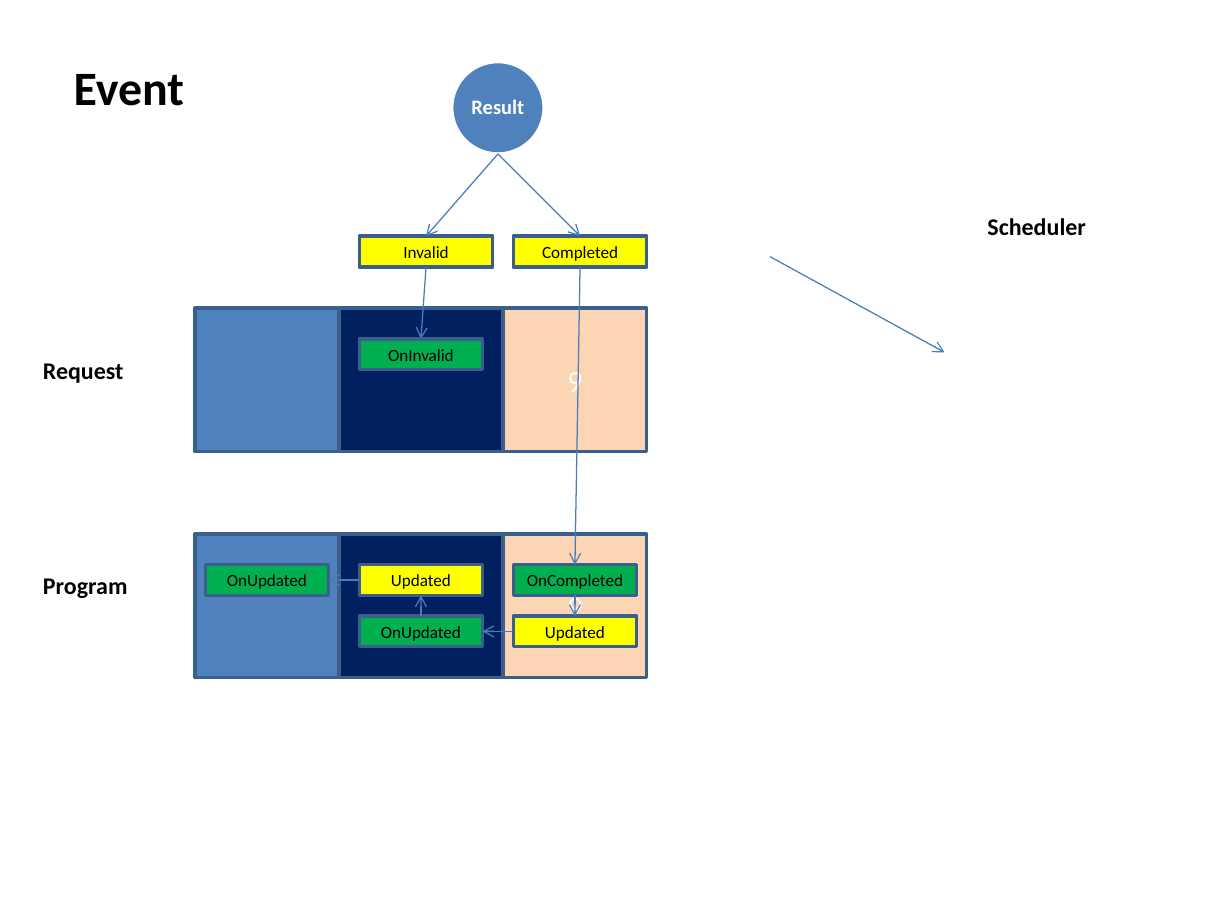
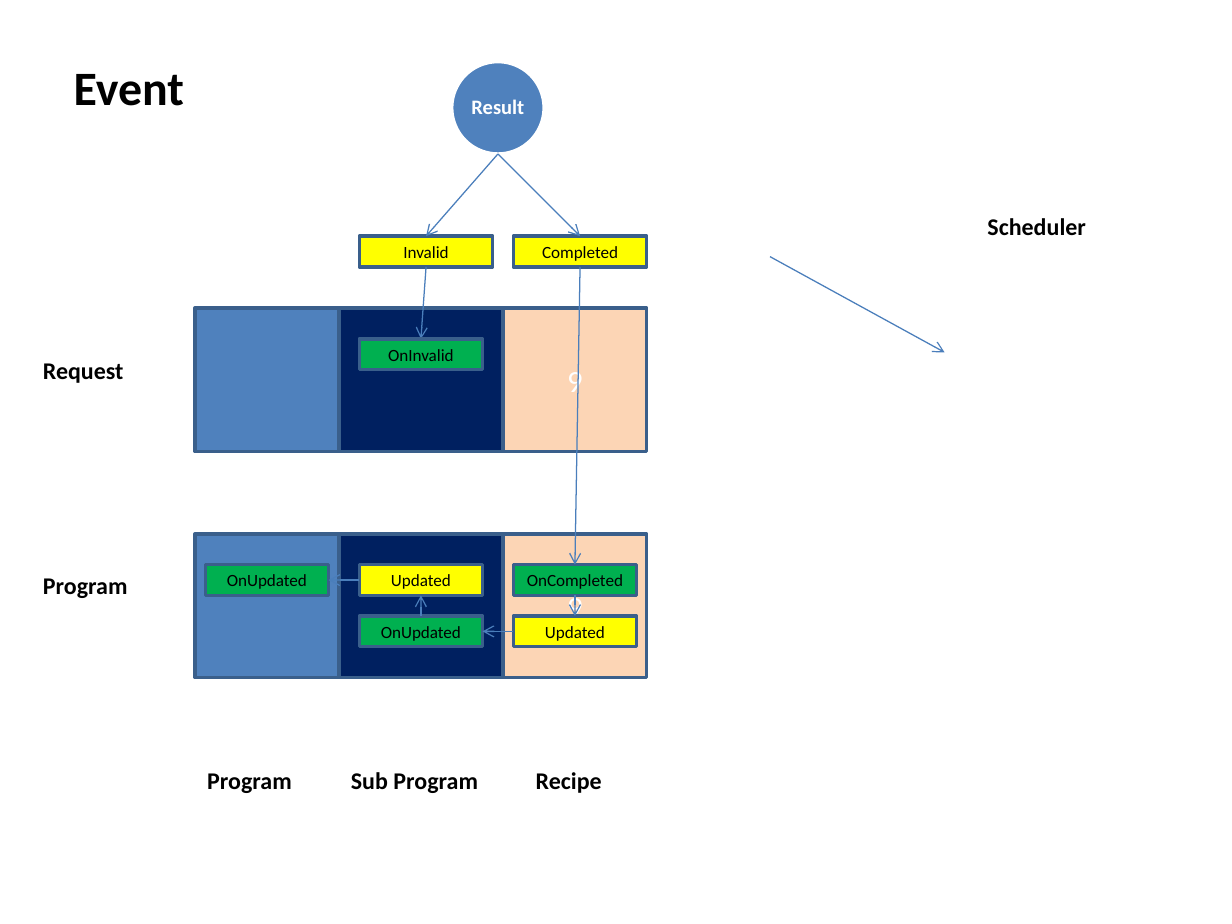
Before and after one commit to happylennychen/BCLabManager, a slide deck: slide 11 of Doc/V5 design doc.pptx. Drawn at 1232x924 pixels with LibreOffice and Linux fonts; fonts in the diff are those of the drawing. Boxes give left, top, right and bottom in pixels: in the first picture for what was removed or moved away, otherwise in the second. Text is boxed around its words. In the diff, an @@ line names an element or a change of style, - is before the commit and + after.

```diff
--- a/Doc/V5 design doc.pptx
+++ b/Doc/V5 design doc.pptx
@@ text added at (207, 773, 292, 793), 14 pt, text #000000, bold @@
+Program
@@ text added at (351, 772, 478, 793), 14 pt, text #000000, bold @@
+Sub Program
@@ text added at (536, 772, 602, 793), 14 pt, text #000000, bold @@
+Recipe
```
Also in this commit, not shown: 5 other files.
